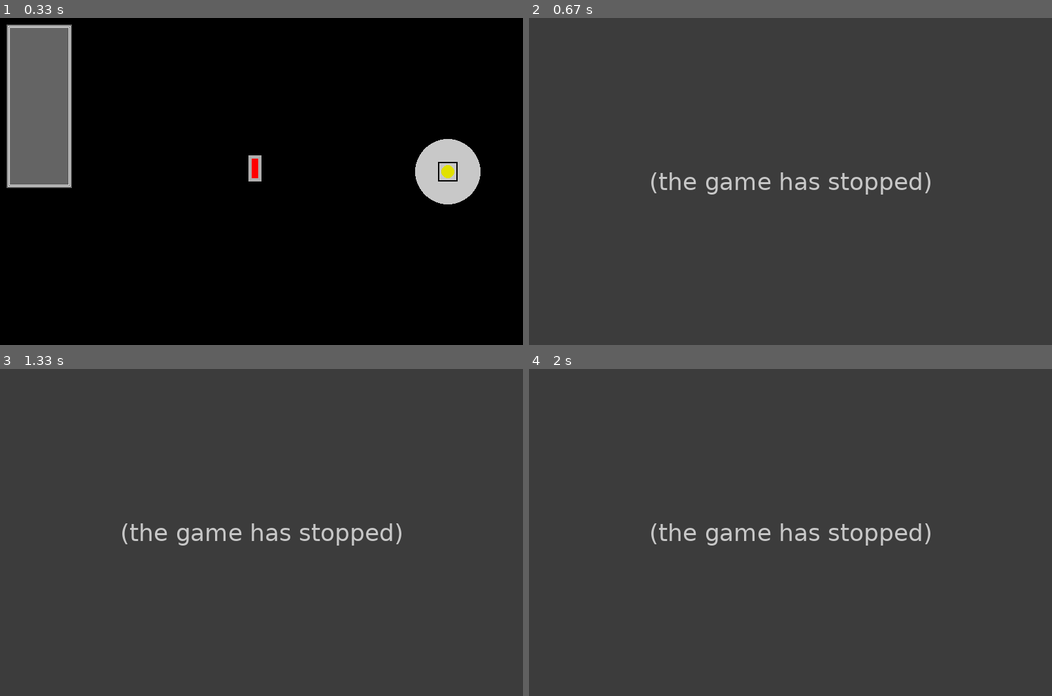
Above: before the commit, frames 1-4 (two rows, left to right).
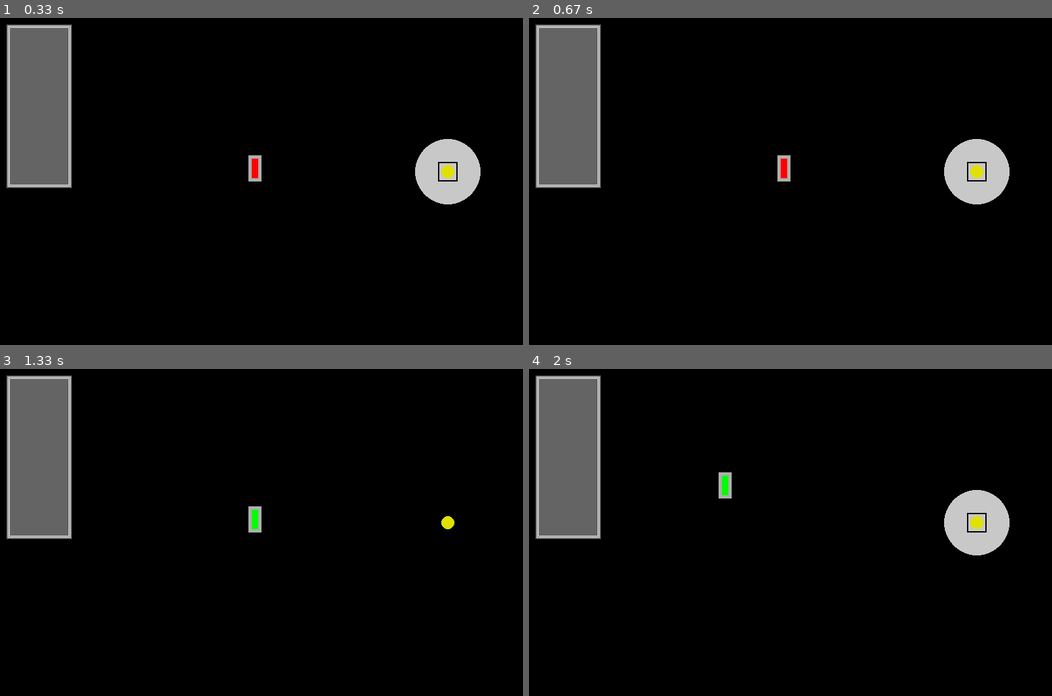
Above: after the commit, the same moments.

Repository: Sulles/YOLOL_Simulator
Game: pygame game, started from Simulator/main.py
Two runs of this game, one before a commit and one after it. Both use one fixed random seed, a clock stepped at 60 frames per second and the inputs below.
Inputs (mouse positions are in pixels of both pictures, inside the frame that each line leads up to):
- Up to frame 1 (0.33 s): no input
- Up to frame 2 (0.67 s): hold Esc from 0.33 s (still down)
- Up to frame 3 (1.33 s): release Esc at 0.8 s; press the mouse at (449, 522) at 0.87 s; move the mouse to (345, 568) at 0.97 s; release the mouse at (235, 617) at 1.1 s; press the mouse at (256, 519) at 1.2 s; move the mouse to (271, 476) at 1.3 s
- Up to frame 4 (2 s): release the mouse at (816, 434) at 1.43 s; right-click (727, 486) at 1.55 s; press the mouse at (978, 522) at 1.87 s; move the mouse to (936, 516) at 1.97 s

Frame 1 is identical in both runs. In frame 2, 100% of the frame differs, in the area x 0-100%, y 0-100%; in frame 3, 100%; in frame 4, 100%.
Before the commit the program exited at 0.33 s; later frames show no game.

Commit message:
added temporary OptionScreen class

Diff:
--- a/Simulator/Classes/pygame_obj.py
+++ b/Simulator/Classes/pygame_obj.py
@@ -6,6 +6,8 @@
 
 === DESCRIPTION ===
 This class houses all the drawing components required for pygame
+
+TODO: Add other pygame object shapes
 """
 
 from pygame import Rect as pygame_rect
--- /dev/null
+++ b/Simulator/OptionScreen.py
@@ -0,0 +1,127 @@
+"""
+Created August 13, 2019
+
+Author: StolenLight
+
+This file houses the Options Screen class and is a part of the GUI for the simulator
+
+Available options:
+    1. Edit networks:
+        A. Modify objects on an existing network
+        A. Create a new network
+        B. Remove a network
+    2. Edit code for YOLOL chips
+        A. Select YOLOL chip from list of available chips
+            - Edit code and click save
+    3. Edit simulator settings
+        A. Change size of window
+        B. Change FPS (default 60)
+"""
+
+import pygame
+from .Classes.pygame_obj import PygameObj
+
+
+class ListObj(PygameObj):
+    def __init__(self, list_of_entries):
+        self.shapes = []
+
+        top_of_list = 70 * len(list_of_entries) / 2
+
+        for x in range(len(list_of_entries)):
+            print('Generating %s entry' % list_of_entries[x])
+            self.shapes.append({
+                {'type': 'rect',
+                 'color': [255, 255, 255],
+                 'width': 2,
+                 'settings': {
+                     'center': [0, top_of_list - 70 * x],
+                     'width': 200,
+                     'height': 50
+                 }},
+                {'type': 'rect',
+                 'color': None,
+                 'settings': {
+                     'center': [0, top_of_list - 70 * x],
+                     'width': 180,
+                     'height': 40
+                 }}
+            })
+
+        PygameObj.__init__(self, [0, 0], 200, 50, [(0, 0, 0), (100, 100, 100), (0, 200, 0)], self.shapes)
+
+    def draw(self, surface):
+        self._draw(surface)
+        # TODO: blit text to surface
+        return
+
+
+class OptionScreen(PygameObj):
+    def __init__(self, screen_width, screen_height):
+        self.background = [{
+            'type': 'rect',
+            'color': None,
+            'settings': {
+                'center': [0, 0],
+                'width': screen_width,
+                'height': screen_height
+            }
+        }]
+
+        # Simple dictionary of all settings, with key as first layer text, and value as sub-layer text
+        self.options_text = {
+            'Edit networks': ['Add/remove objects from a network', 'Create a new network',
+                              'Modify an existing network', 'Delete a network'],
+            'Edit YOLOL code': None,
+            'Edit simulator settings': ['Change screen size', 'Change FPS']
+        }
+
+        self.main_list = ListObj([_ for _ in self.options_text.keys()])
+        self.network_list = ListObj(self.options_text['Edit networks'])
+        self.yolol_list = ListObj(self.options_text['Edit YOLOL code'])
+        self.simulator_list = ListObj(self.options_text['Edit simulator settings'])
+
+        self.selected_key = None
+
+        self.current_list = []
+        self.update_current_list()
+
+        PygameObj.__init__(self, [0, 0], screen_width, screen_height, [(0, 0, 0)], self.background)
+
+    def update_current_list(self):
+        if self.selected_key is None:
+            self.current_list = self.main_list
+        elif self.selected_key == 'Edit networks':
+            self.current_list = self.network_list
+        elif self.selected_key == 'Edit YOLOL code':
+            self.current_list = self.yolol_list
+        elif self.selected_key == 'Edit simulator settings':
+            self.current_list = self.simulator_list
+        else:
+            print('what even is the selected key?: {}'.format(self.selected_key))
+            raise AttributeError
+
+    def get_obj_from_hitbox(self, pos):
+        for obj in self.current_list:
+
+
+    def draw(self, surface):
+        self._draw(surface)
+        for list_obj in self.current_list:
+            list_obj.draw(surface)
+
+    def handle_action(self, action_type, mouse_pos=None):
+        if action_type == 'ESCAPE':
+            self.selected_key = None
+        elif action_type == 'MOUSE_HOVER':
+            # Find which list object mouse is hovering over
+            highlight_obj = get_obj_from_hitbox(mouse_pos)
+            self._update_color(1)
+        elif action_type == 'MOUSE_DOWN':
+            # Find which list object mouse is hovering over
+            self._update_color(2)
+            # Update selected key to represent where mouse click occurred
+            # self.selected_key =
+        else:
+            print('Unsupported action detected! Got: {}'.format(action_type))
+            raise AttributeError
--- /dev/null
+++ b/Simulator/config.txt
@@ -0,0 +1 @@
+# TODO: make this a config file to change screen size/settings. maybe use JSON to store data?
--- a/Simulator/main.py
+++ b/Simulator/main.py
@@ -6,6 +6,8 @@
 
 === DESCRIPTION ===
 This is the main simulator code. From here, users can
+
+TODO: Make shift + right click = plane move?
 """
 
 import pygame
@@ -59,7 +61,8 @@
                 terminate()
             elif event.type == KEYDOWN:
                 if event.key == K_ESCAPE:
-                    terminate()
+                    # Show main screen
+                    pass
 
                 # OBJECT SELECTION
                 # elif selected_eid:
@@ -90,6 +93,7 @@
         if selected_obj:
             selected_obj.set_center(pygame.mouse.get_pos())
 
+        # Re-draw background
         surface.fill(colors['BGCOLOR'])
 
         # Drawing objects
